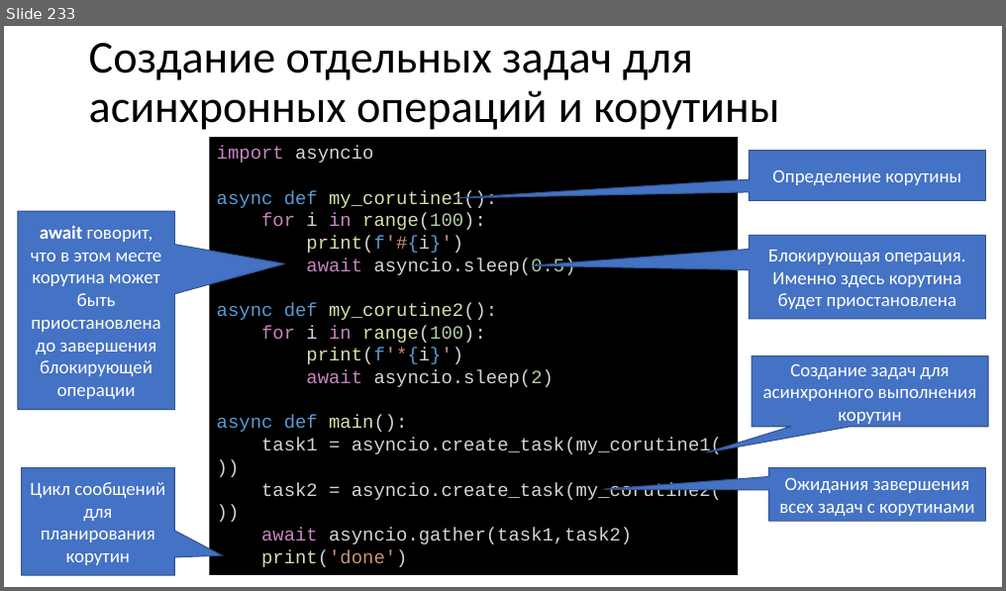
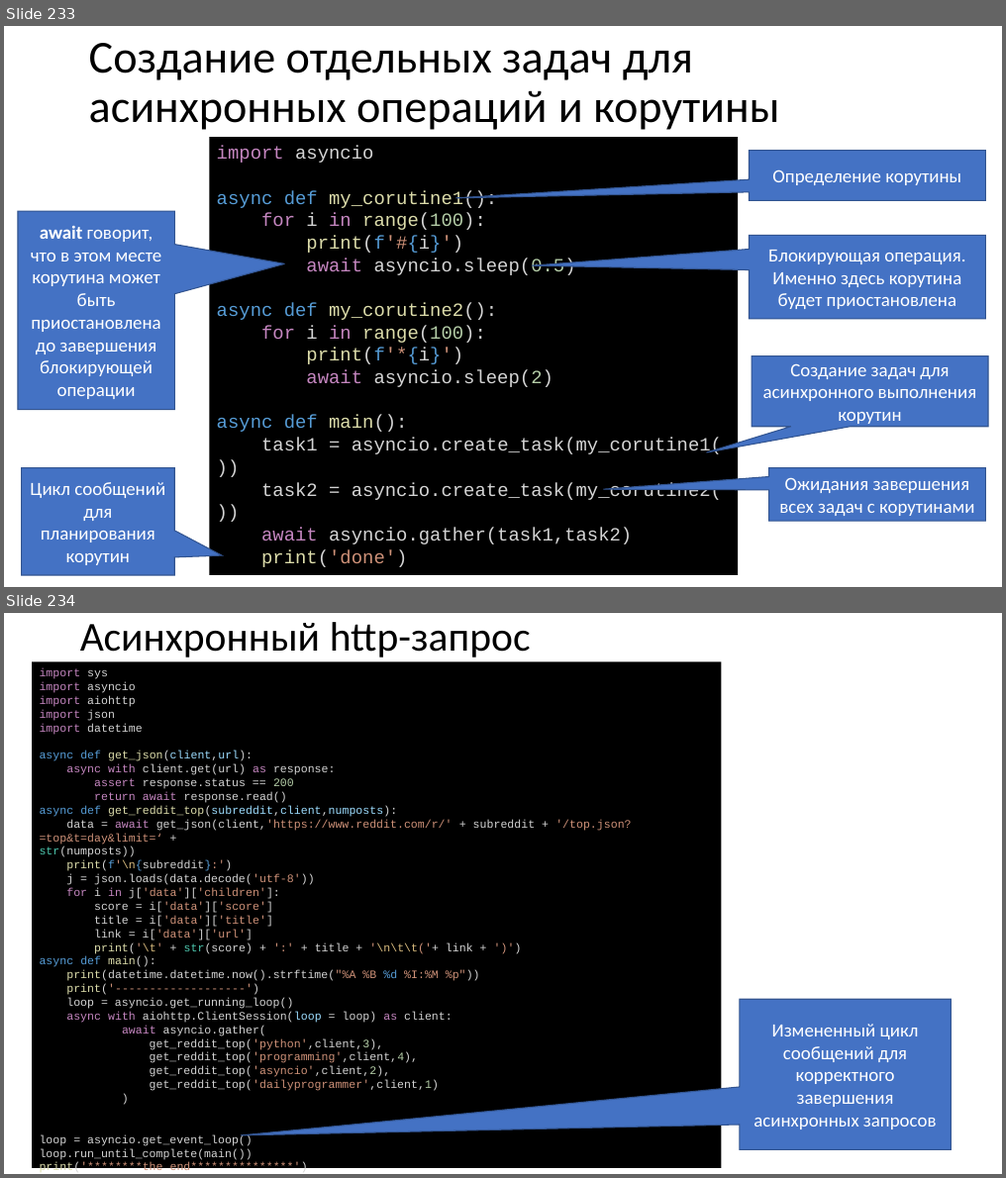
Before and after one commit to paveltsytovich/telegram-course, a slide deck: Presentation/Разработка ботов для телеграмм на Python.pptx. Shown one above the other, each under a label of ours: slide 233 before the commit, slides 233 and 234 after it. The pictures are 1006x591 and 1006x1178 pixels, drawn with LibreOffice and Linux fonts; fonts in the diff are those of the drawing. Boxes give left, top, right and bottom in pixels: in the first picture for what was removed or moved away, otherwise in the second. Text is boxed around its words. In the diff, an @@ line names an element or a change of style, - is before the commit and + after.

```diff
--- a/Presentation/Разработка ботов для телеграмм на Python.pptx
+++ b/Presentation/Разработка ботов для телеграмм на Python.pptx
@@ slide 234 added at <box>4,613,1002,1174</box>, background #FFFFFF @@
@@ title added at <box>80,622,531,658</box>, 39.6 pt, text #000000 @@
+Асинхронный http-запрос
@@ rectangle added at <box>32,662,721,1168</box>, fill #000000, 11 pt, text #D4D4D4 @@
+import sys
+import asyncio
+import aiohttp
+import json
+import datetime
+async def get_json(client,url):
+async with client.get(url) as response:
+assert response.status == 200
+return await response.read()
+async def get_reddit_top(subreddit,client,numposts):
+data = await get_json(client,'https://www.reddit.com/r/' + subreddit + '/top.json?=top&t=day&limit=‘ +
+str(numposts))
+print(f'\n{subreddit}:')
+j = json.loads(data.decode('utf-8'))
+for i in j['data']['children']:
+score = i['data']['score']
+title = i['data']['title']
+link = i['data']['url']
+print('\t' + str(score) + ':' + title + '\n\t\t('+ link + ')')
+async def main():
+print(datetime.datetime.now().strftime("%A %B %d %I:%M %p"))
+print('-------------------')
+loop = asyncio.get_running_loop()
+async with aiohttp.ClientSession(loop = loop) as client:
+await asyncio.gather(
+get_reddit_top('python',client,3),
+get_reddit_top('programming',client,4),
+get_reddit_top('asyncio',client,2),
+get_reddit_top('dailyprogrammer',client,1)
+)
+loop = asyncio.get_event_loop()
+loop.run_until_complete(main())
+print('********the end***************')
@@ speech box added at <box>740,999,951,1150</box>, fill #4472C4, outline #325491 1 pt, 18 pt, text #FFFFFF @@
+Измененный цикл сообщений для корректного завершения асинхронных запросов
```
Also in this commit, not shown: 1 other slide added, 1 slide removed.
